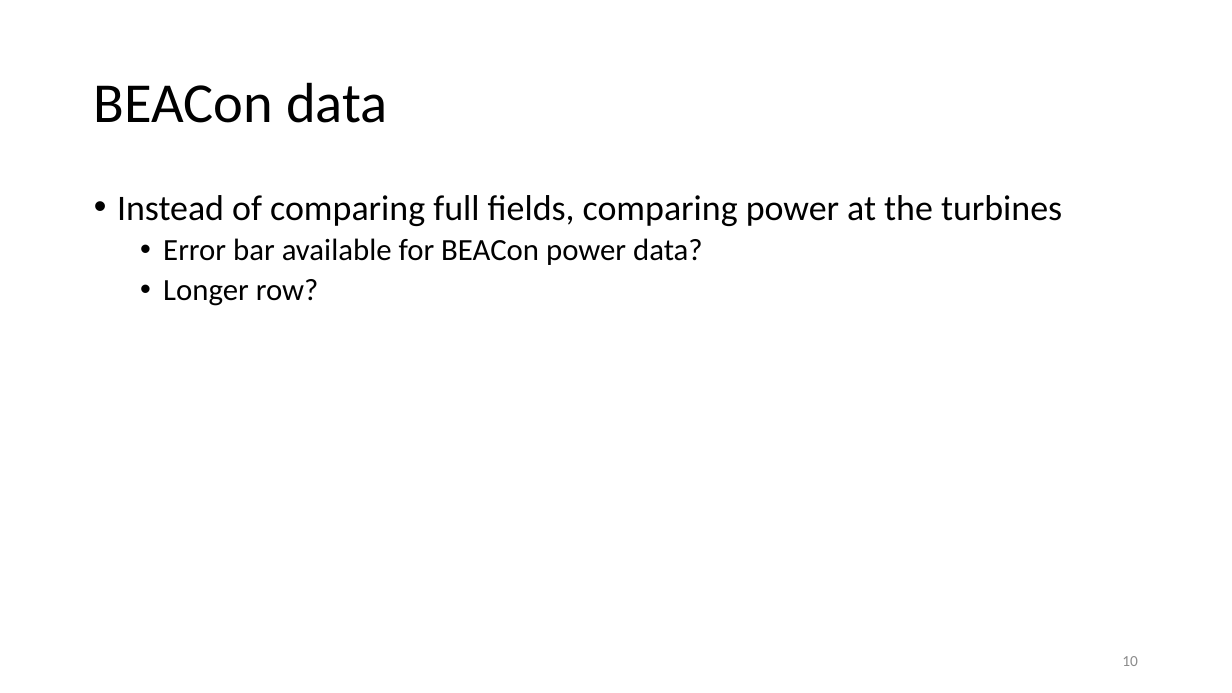
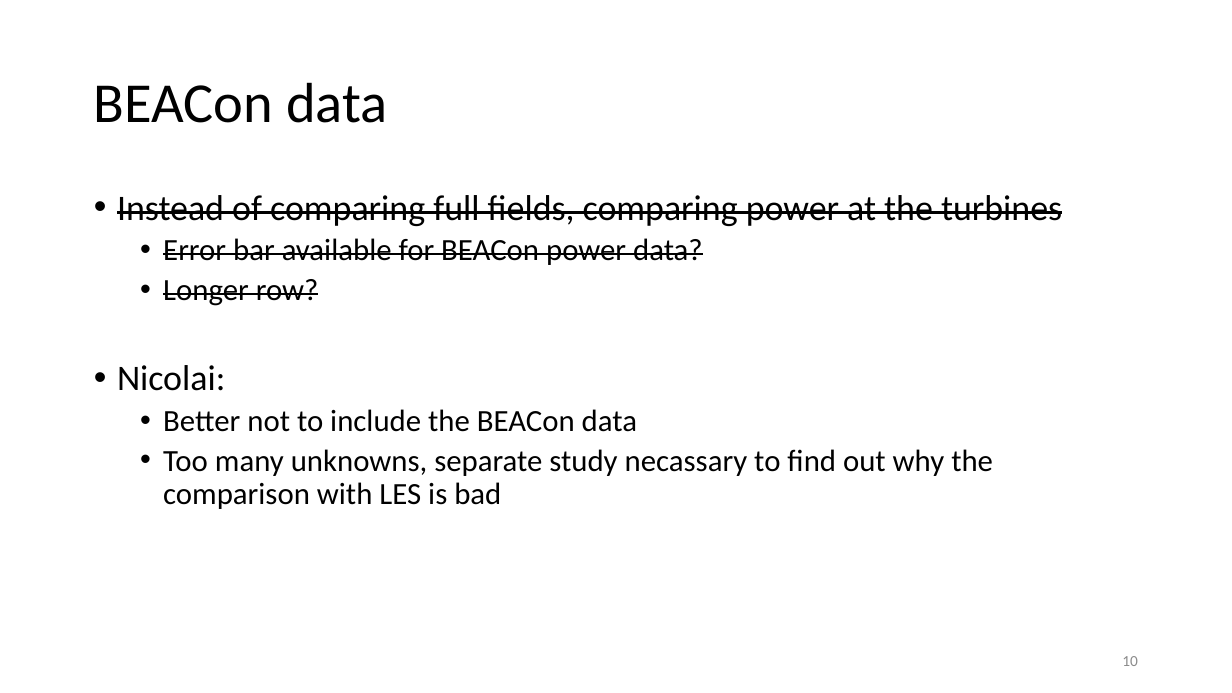
Before and after one commit to obossuyt/Thesis_Ottelien, a slide deck: slide 10 of Meetings & Official Documents/20180611_Meeting15.pptx. Drawn at 1232x693 pixels with LibreOffice and Linux fonts; fonts in the diff are those of the drawing. Boxes give left, top, right and bottom in pixels: in the first picture for what was removed or moved away, otherwise in the second. Text is boxed around its words. In the diff, an @@ line names an element or a change of style, - is before the commit and + after.

```diff
--- a/Meetings & Official Documents/20180611_Meeting15.pptx
+++ b/Meetings & Official Documents/20180611_Meeting15.pptx
@@ text at (117, 195, 1062, 306): strikethrough on in "Instead of comparing full fields, comparing power ...", "Error bar available for BEACon power data?", "Longer row?" @@
@@ text at (117, 365, 993, 509): paragraphs added @@
+• Nicolai:
+  • Better not to include the BEACon data
+  • Too many unknowns, separate study necassary to find out why the comparison with LES is bad
```
Also in this commit, not shown: 6 other slides changed, 1 other file.
